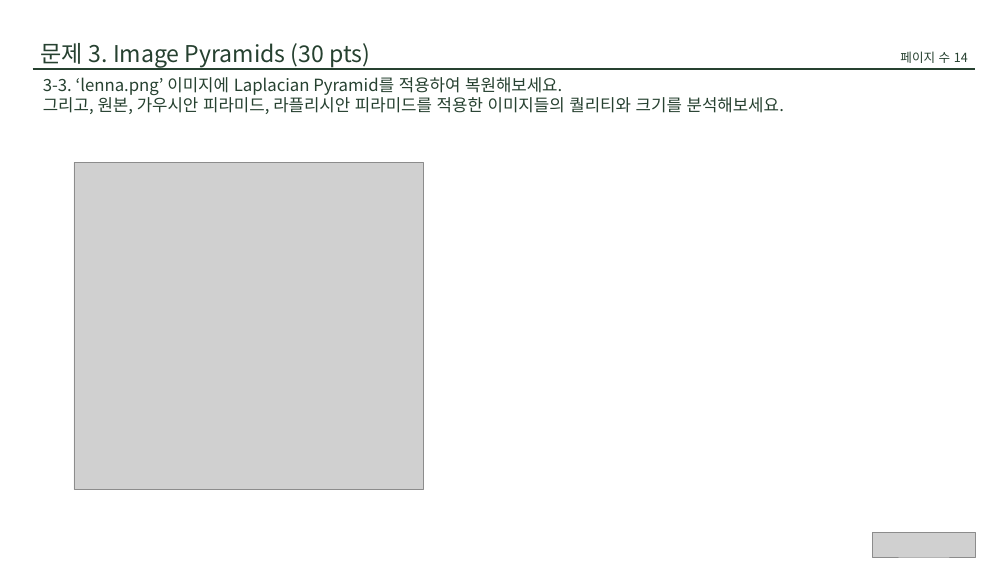
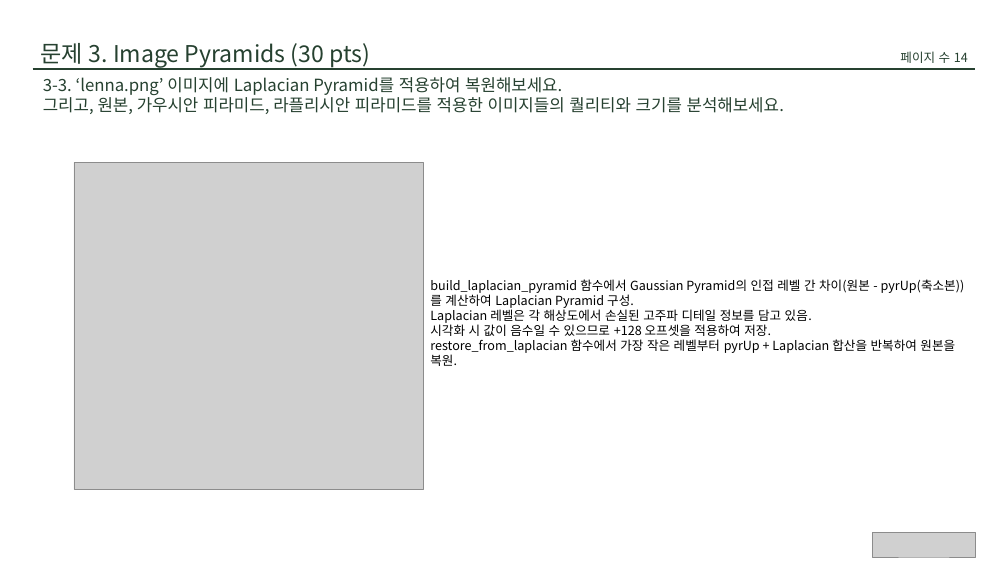
Before and after one commit to susie-Choi/awesome-humanoids, a slide deck: slide 14 of vision/hw1/HW1_2025712918_최수지.pptx. Drawn at 1008x567 pixels with LibreOffice and Linux fonts; fonts in the diff are those of the drawing; grey boxes stand for pictures. Boxes give left, top, right and bottom in pixels: in the first picture for what was removed or moved away, otherwise in the second. Text is boxed around its words. In the diff, an @@ line names an element or a change of style, - is before the commit and + after.

```diff
--- a/vision/hw1/HW1_2025712918_최수지.pptx
+++ b/vision/hw1/HW1_2025712918_최수지.pptx
@@ text added at [430, 279, 965, 366], 12 pt, text #000000 @@
+build_laplacian_pyramid 함수에서 Gaussian Pyramid의 인접 레벨 간 차이(원본 - pyrUp(축소본))를 계산하여 Laplacian Pyramid 구성.
+Laplacian 레벨은 각 해상도에서 손실된 고주파 디테일 정보를 담고 있음.
+시각화 시 값이 음수일 수 있으므로 +128 오프셋을 적용하여 저장.
+restore_from_laplacian 함수에서 가장 작은 레벨부터 pyrUp + Laplacian 합산을 반복하여 원본을 복원.
```
Also in this commit, not shown: 5 other slides changed, 44 other files.
